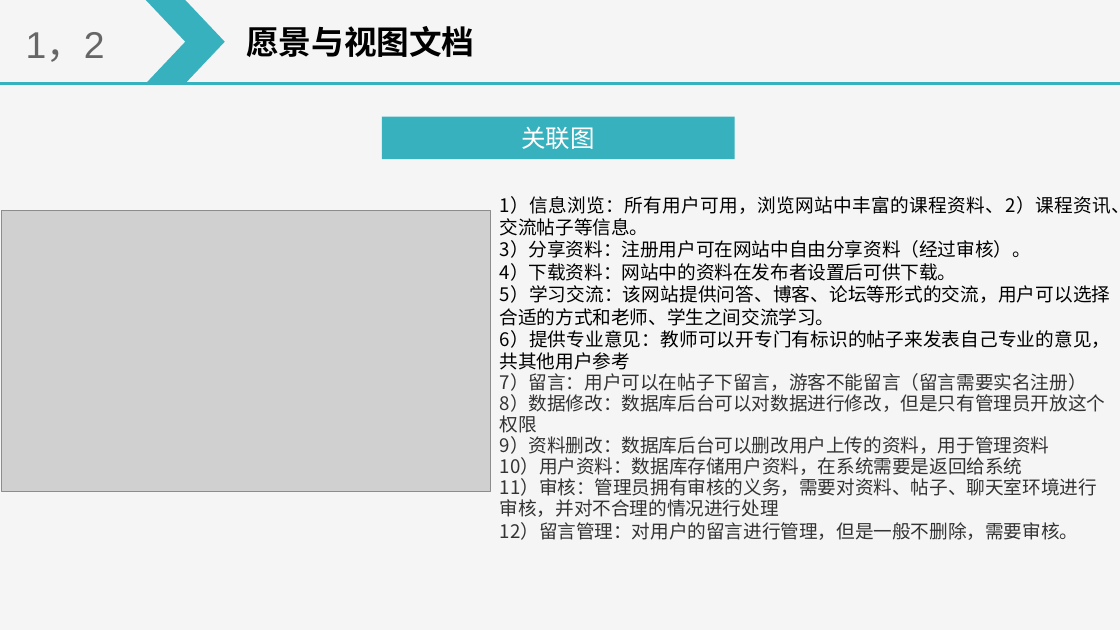
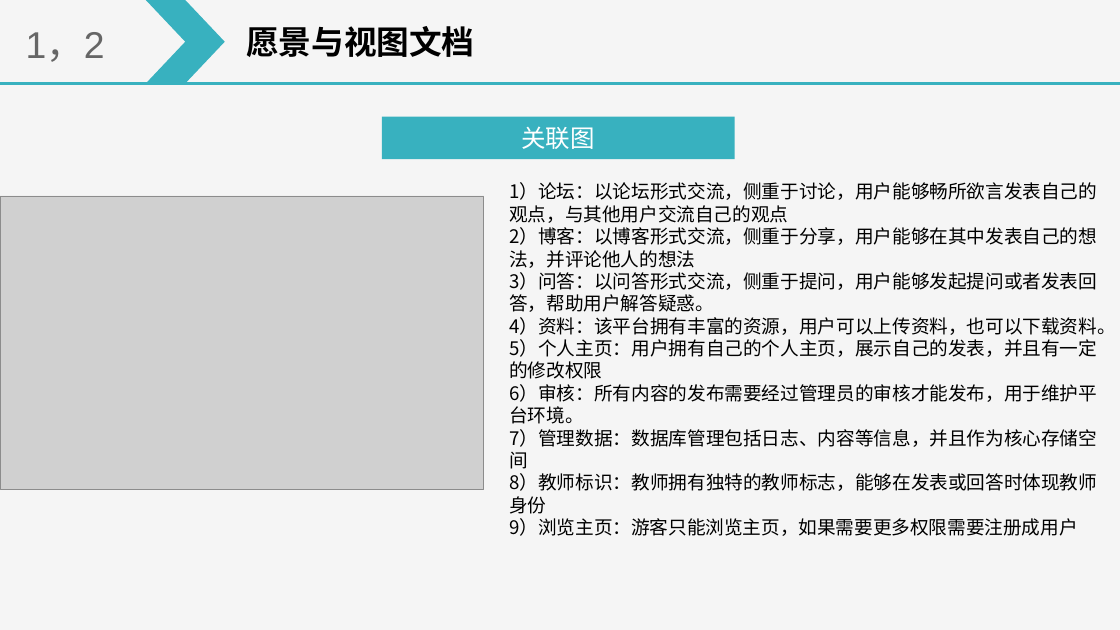
Before and after one commit to on6nx/requirement, a slide deck: slide 4 of 3.requirement/SRS软件需求说明汇报.pptx. Drawn at 1120x630 pixels with LibreOffice and Linux fonts; fonts in the diff are those of the drawing; grey boxes stand for pictures. Boxes give left, top, right and bottom in pixels: in the first picture for what was removed or moved away, otherwise in the second. Text is boxed around its words. In the diff, an @@ line names an element or a change of style, - is before the commit and + after.

```diff
--- a/3.requirement/SRS软件需求说明汇报.pptx
+++ b/3.requirement/SRS软件需求说明汇报.pptx
@@ picture: place and size @@
-picture at box(2, 211, 491, 492)
+picture at box(0, 196, 484, 490)
@@ text removed at box(500, 196, 1120, 540) @@
-1）信息浏览：所有用户可用，浏览网站中丰富的课程资料、2）课程资讯、交流帖子等信息。
-3）分享资料：注册用户可在网站中自由分享资料（经过审核）。
-4）下载资料：网站中的资料在发布者设置后可供下载。
-5）学习交流：该网站提供问答、博客、论坛等形式的交流，用户可以选择合适的方式和老师、学生之间交流学习。
-6）提供专业意见：教师可以开专门有标识的帖子来发表自己专业的意见，共其他用户参考
-7）留言：用户可以在帖子下留言，游客不能留言（留言需要实名注册）
-8）数据修改：数据库后台可以对数据进行修改，但是只有管理员开放这个权限
-9）资料删改：数据库后台可以删改用户上传的资料，用于管理资料
-10）用户资料：数据库存储用户资料，在系统需要是返回给系统
-11）审核：管理员拥有审核的义务，需要对资料、帖子、聊天室环境进行审核，并对不合理的情况进行处理
-12）留言管理：对用户的留言进行管理，但是一般不删除，需要审核。
@@ text added at box(509, 182, 1115, 536), 16 pt, text #000000 @@
+1）论坛：以论坛形式交流，侧重于讨论，用户能够畅所欲言发表自己的观点，与其他用户交流自己的观点
+2）博客：以博客形式交流，侧重于分享，用户能够在其中发表自己的想法，并评论他人的想法
+3）问答：以问答形式交流，侧重于提问，用户能够发起提问或者发表回答，帮助用户解答疑惑。
+4）资料：该平台拥有丰富的资源，用户可以上传资料，也可以下载资料。
+5）个人主页：用户拥有自己的个人主页，展示自己的发表，并且有一定的修改权限
+6）审核：所有内容的发布需要经过管理员的审核才能发布，用于维护平台环境。
+7）管理数据：数据库管理包括日志、内容等信息，并且作为核心存储空间
+8）教师标识：教师拥有独特的教师标志，能够在发表或回答时体现教师身份
+9）浏览主页：游客只能浏览主页，如果需要更多权限需要注册成用户
```
Also in this commit, not shown: 4 other slides changed, 2 slides added, 10 other files.
